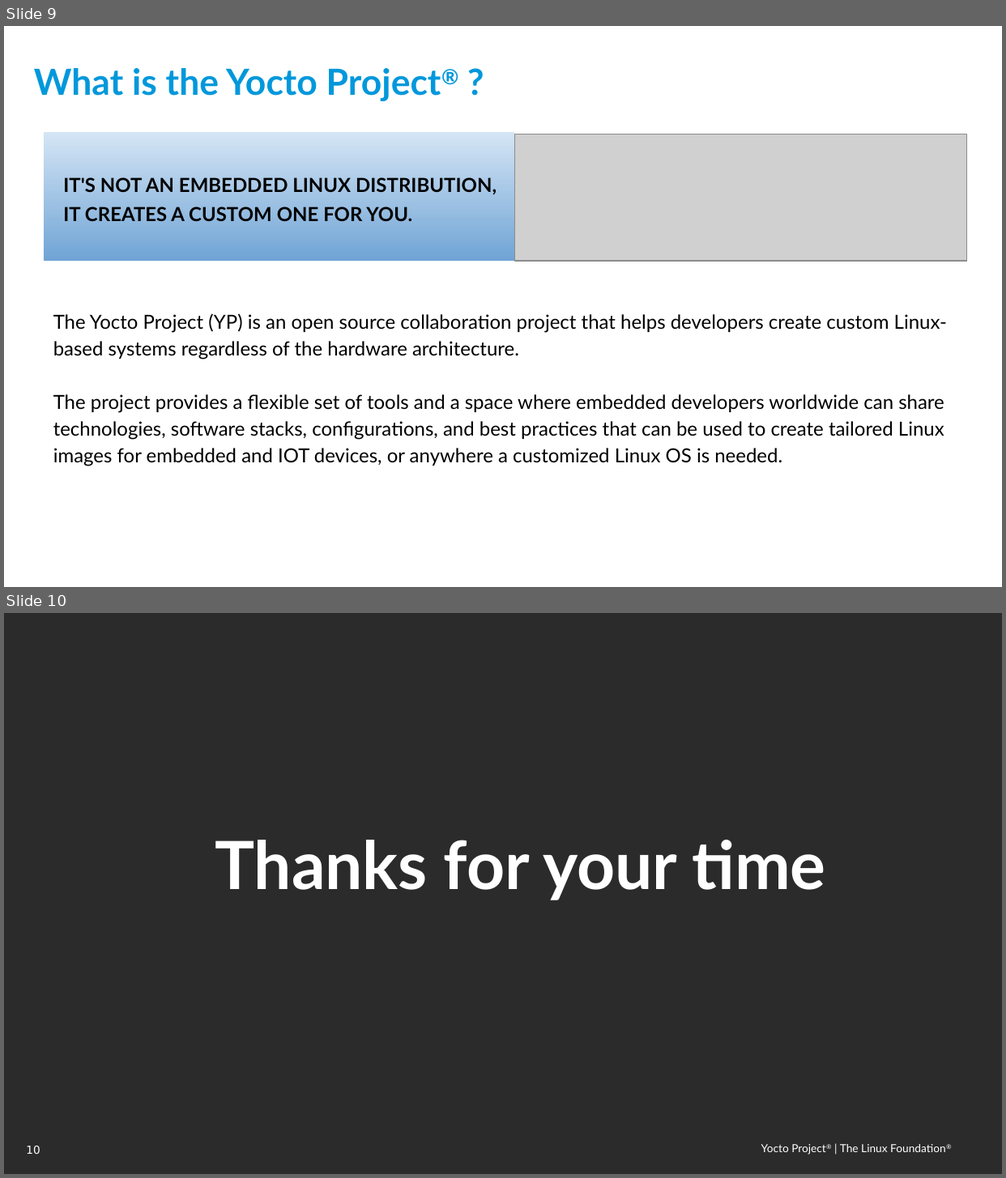
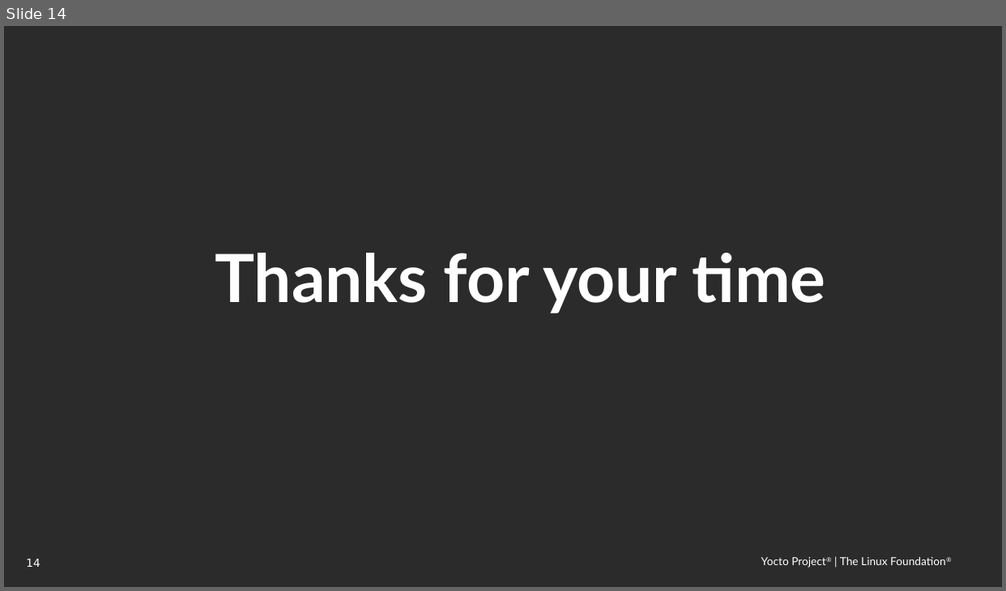
Before and after one commit to threexc/yocto-tekton, a slide deck: yddtalk/YP_DevDay_k8s_tekton.odp. Shown one above the other, each under a label of ours: slides 9 and 10 before the commit, slide 14 after it. The pictures are 1006x1178 and 1006x591 pixels, drawn with LibreOffice and Linux fonts; fonts in the diff are those of the drawing; grey boxes stand for pictures; background and template pictures are left out; a plain dark background stands for a picture behind light text. Boxes give left, top, right and bottom in pixels: in the first picture for what was removed or moved away, otherwise in the second. Text is boxed around its words. In the diff, an @@ line names an element or a change of style, - is before the commit and + after.

```diff
--- a/yddtalk/YP_DevDay_k8s_tekton.odp
+++ b/yddtalk/YP_DevDay_k8s_tekton.odp
@@ slide 9 removed at box(4, 26, 1002, 587), background picture (left out); not listed: 2 template elements that a slide beside it also shows @@
@@ title removed at box(34, 68, 441, 101) @@
-What is the Yocto Project®️ ?
@@ text removed at box(44, 132, 515, 261) @@
-IT'S NOT AN EMBEDDED LINUX DISTRIBUTION,
-IT CREATES A CUSTOM ONE FOR YOU.
@@ picture removed at box(515, 134, 967, 261) @@
@@ text removed at box(53, 314, 947, 467) @@
-The Yocto Project (YP) is an open source collaboration project that helps developers create custom Linux-based systems regardless of the hardware architecture.
-The project provides a flexible set of tools and a space where embedded developers worldwide can share technologies, software stacks, configurations, and best practices that can be used to create tailored Linux images for embedded and IOT devices, or anywhere a customized Linux OS is needed.
@@ what was slide 10 is now slide 14 @@
@@ page number at box(26, 559, 40, 567): text changed @@
-10
+14
```
Also in this commit, not shown: 2 slides changed, 7 slides added, 2 other slides removed.
